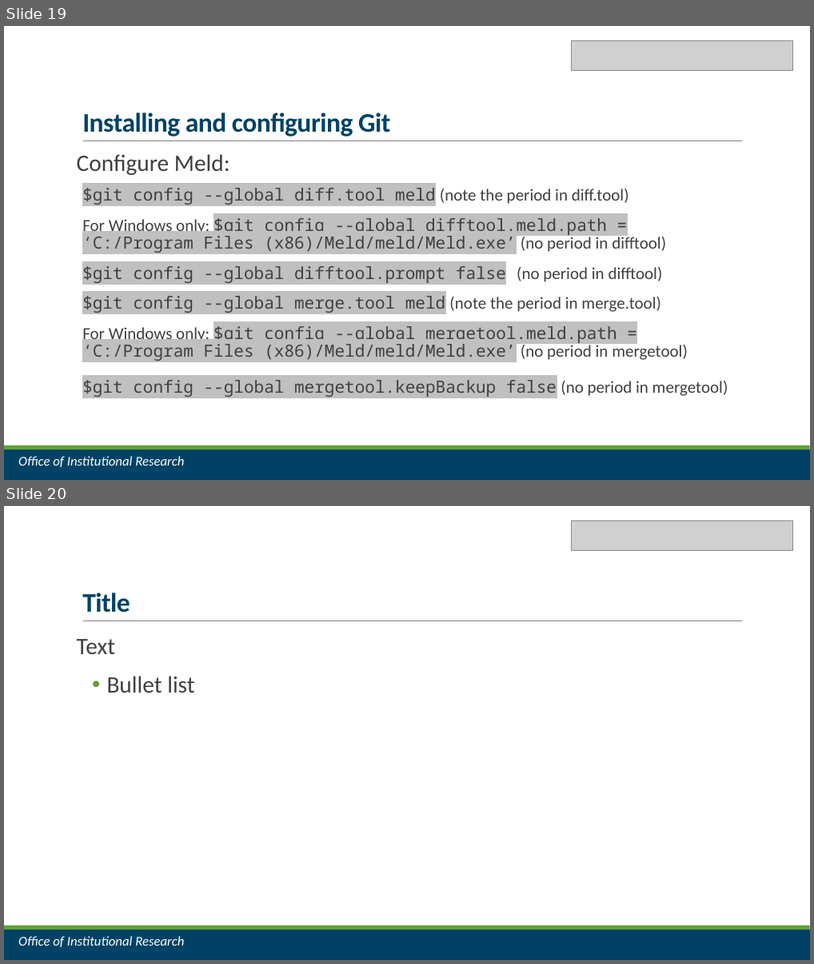
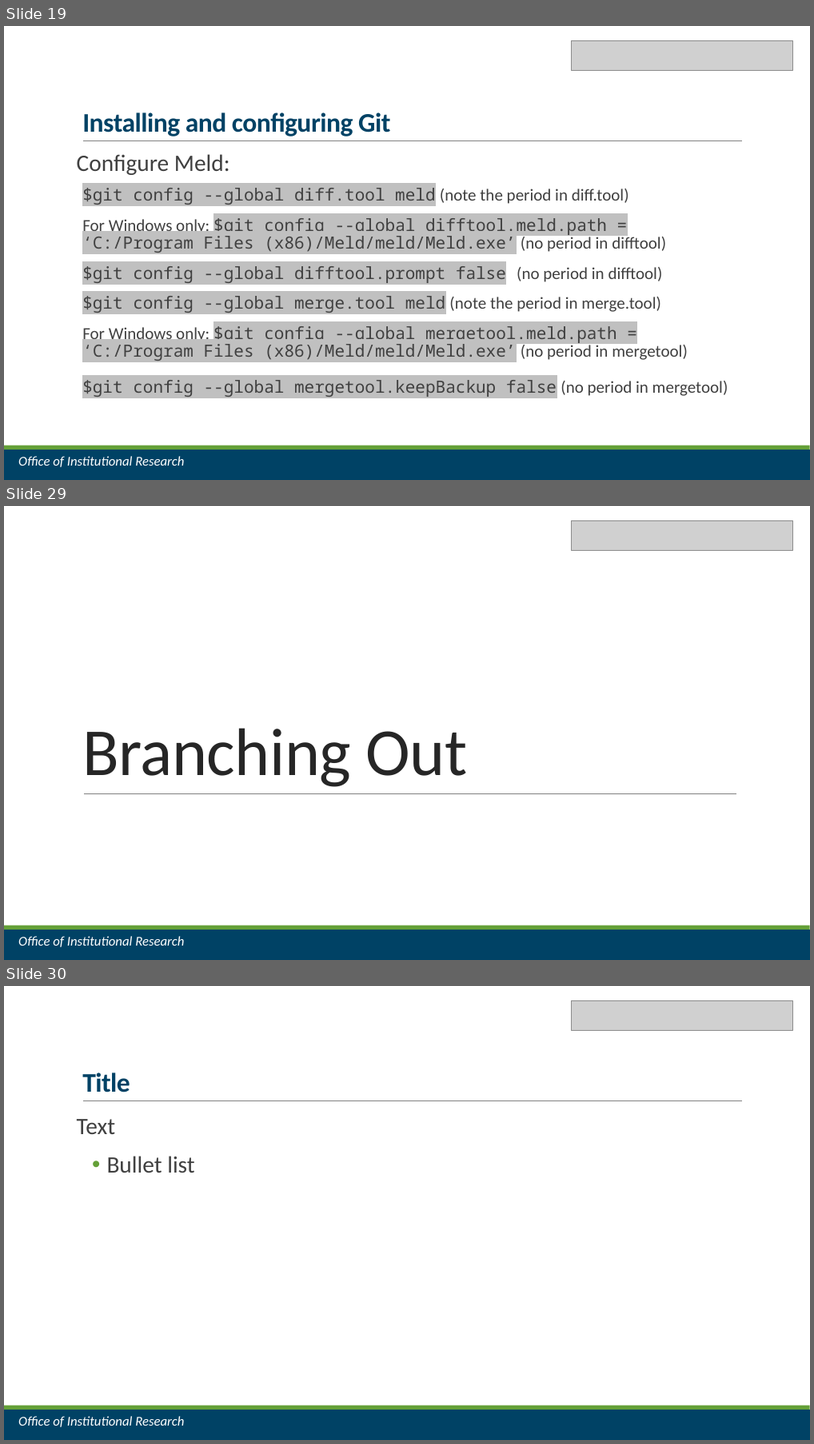
Before and after one commit to jrf1111/Do-You-Git-It-Now, a slide deck: Do You Git It Now.pptx. Shown one above the other, each under a label of ours: slides 19 and 20 before the commit, slides 19, 29 and 30 after it; the slides between them are not shown. The pictures are 814x964 and 814x1444 pixels, drawn with LibreOffice and Linux fonts; fonts in the diff are those of the drawing; grey boxes stand for pictures. Boxes give left, top, right and bottom in pixels: in the first picture for what was removed or moved away, otherwise in the second. Text is boxed around its words. In the diff, an @@ line names an element or a change of style, - is before the commit and + after.

```diff
--- a/Do You Git It Now.pptx
+++ b/Do You Git It Now.pptx
@@ slide 29 added at <box>4,506,810,960</box>, background #FFFFFF; not listed: 2 template elements that a slide beside it also shows @@
@@ picture added at <box>572,520,794,550</box> @@
@@ title added at <box>82,728,467,787</box>, 80 pt, text #262626 @@
+Branching Out
@@ line added from (84, 793) to (738, 793), #808080 0.5 pt @@
@@ text added at <box>18,936,184,947</box>, 16 pt, text #FFFFFF, italic @@
+Office of Institutional Research
@@ what was slide 20 is now slide 30 @@
```
Also in this commit, not shown: 2 slides changed, 8 other slides added, 1 other file.
